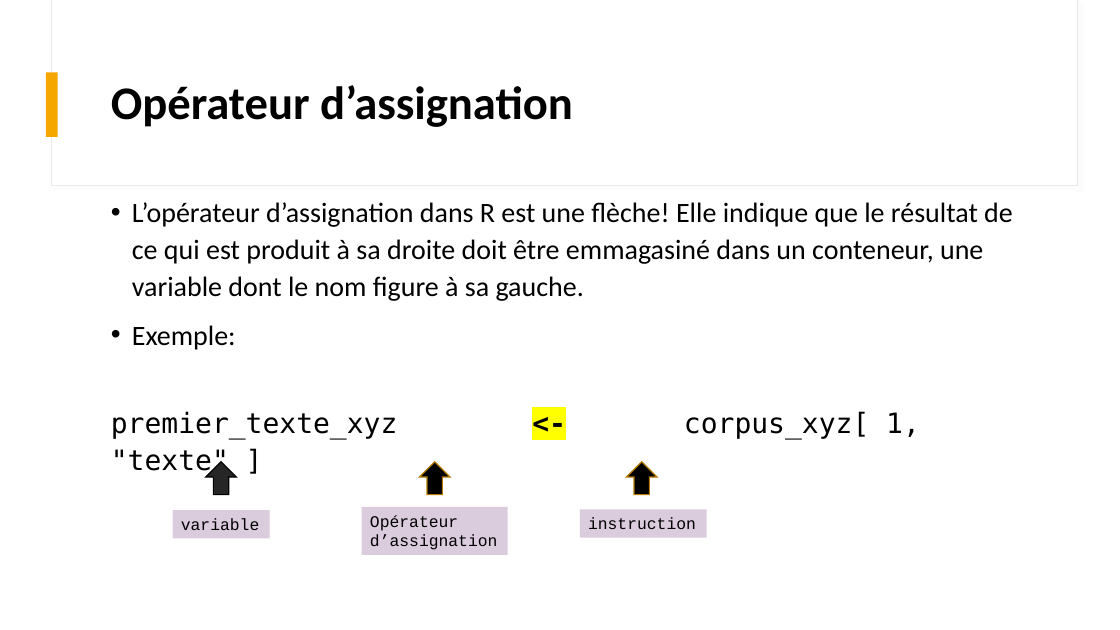
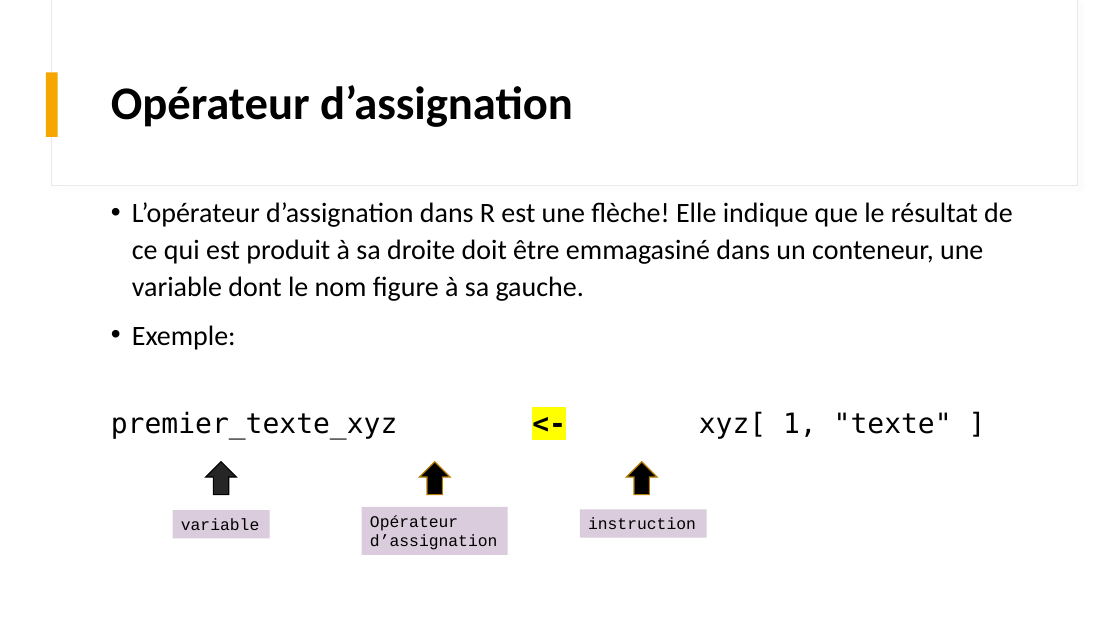
Before and after one commit to pbriss7/20230223_PB_atelier_ladirec_exploration_textes_R, a slide deck: slide 21 of Introduction_EDA_R.pptx. Drawn at 1120x630 pixels with LibreOffice and Linux fonts; fonts in the diff are those of the drawing. Boxes give left, top, right and bottom in pixels: in the first picture for what was removed or moved away, otherwise in the second. Text is boxed around its words. In the diff, an @@ line names an element or a change of style, - is before the commit and + after.

```diff
--- a/Introduction_EDA_R.pptx
+++ b/Introduction_EDA_R.pptx
@@ text at bbox=[111, 411, 952, 439]: text changed @@
-premier_texte_xyz <- corpus_xyz[ 1, "texte" ]
+premier_texte_xyz <- xyz[ 1, "texte" ]
```
Also in this commit, not shown: 7 other slides changed, 1 other file.
